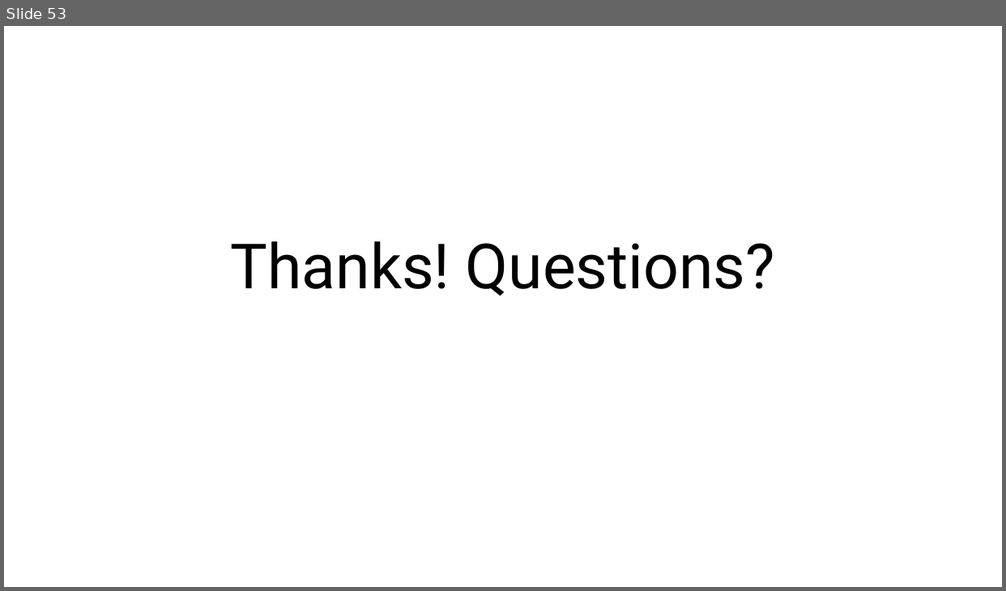
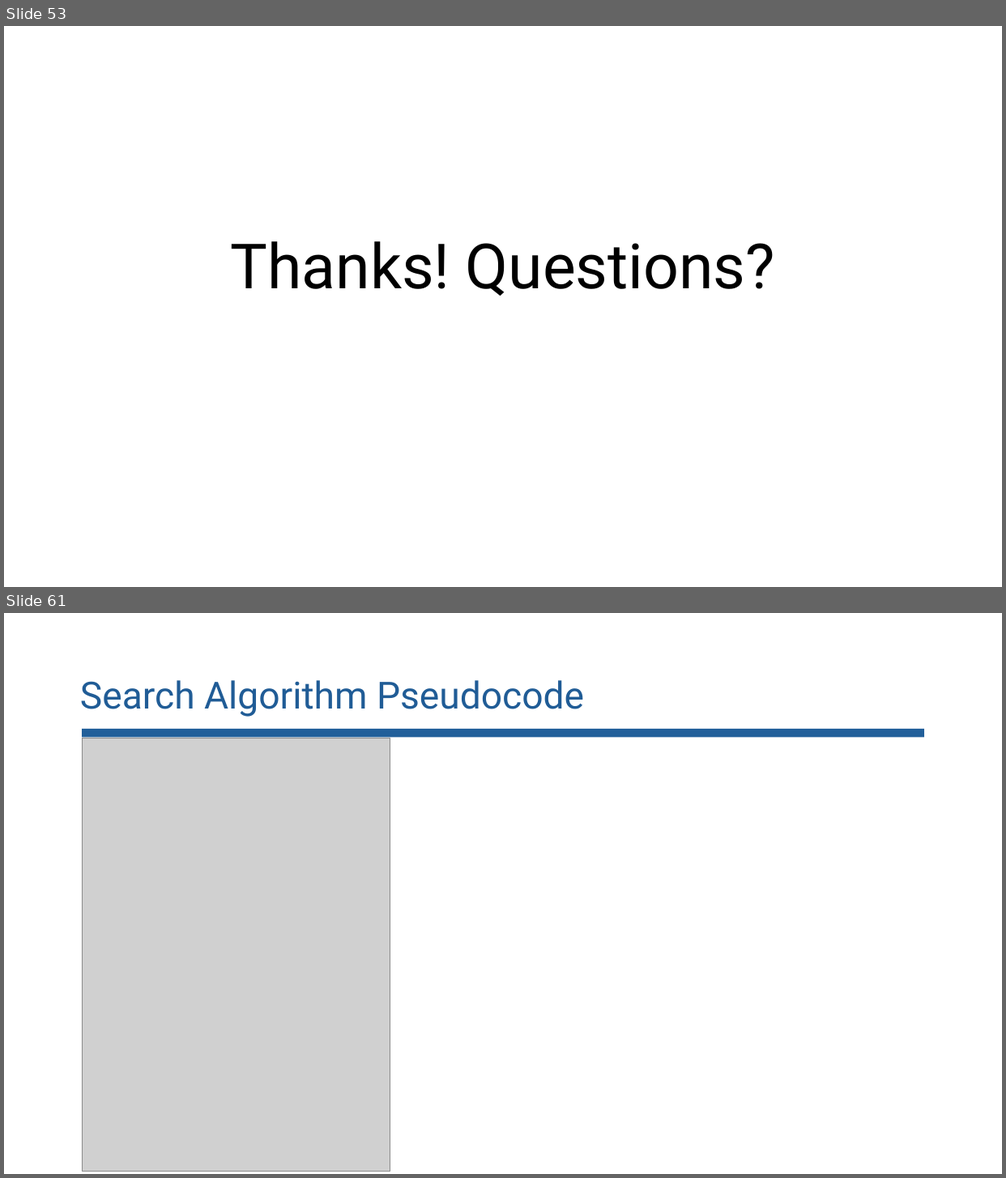
Before and after one commit to lorchrob/goblin_slides, a slide deck: goblin_slides.pptx. Shown one above the other, each under a label of ours: slide 53 before the commit, slides 53 and 61 after it; the slides between them are not shown. The pictures are 1006x591 and 1006x1178 pixels, drawn with LibreOffice and Linux fonts; fonts in the diff are those of the drawing; grey boxes stand for pictures. Boxes give left, top, right and bottom in pixels: in the first picture for what was removed or moved away, otherwise in the second. Text is boxed around its words. In the diff, an @@ line names an element or a change of style, - is before the commit and + after.

```diff
--- a/goblin_slides.pptx
+++ b/goblin_slides.pptx
@@ slide 61 added at (4,613,1002,1174), background #FFFFFF @@
@@ title added at (80,680,584,717), 36 pt, text #205C96 @@
+Search Algorithm Pseudocode
@@ rectangle added at (82,729,924,737), fill #215F9A @@
@@ picture added at (82,738,390,1171) @@
```
Also in this commit, not shown: 7 other slides added, 1 slide removed.
